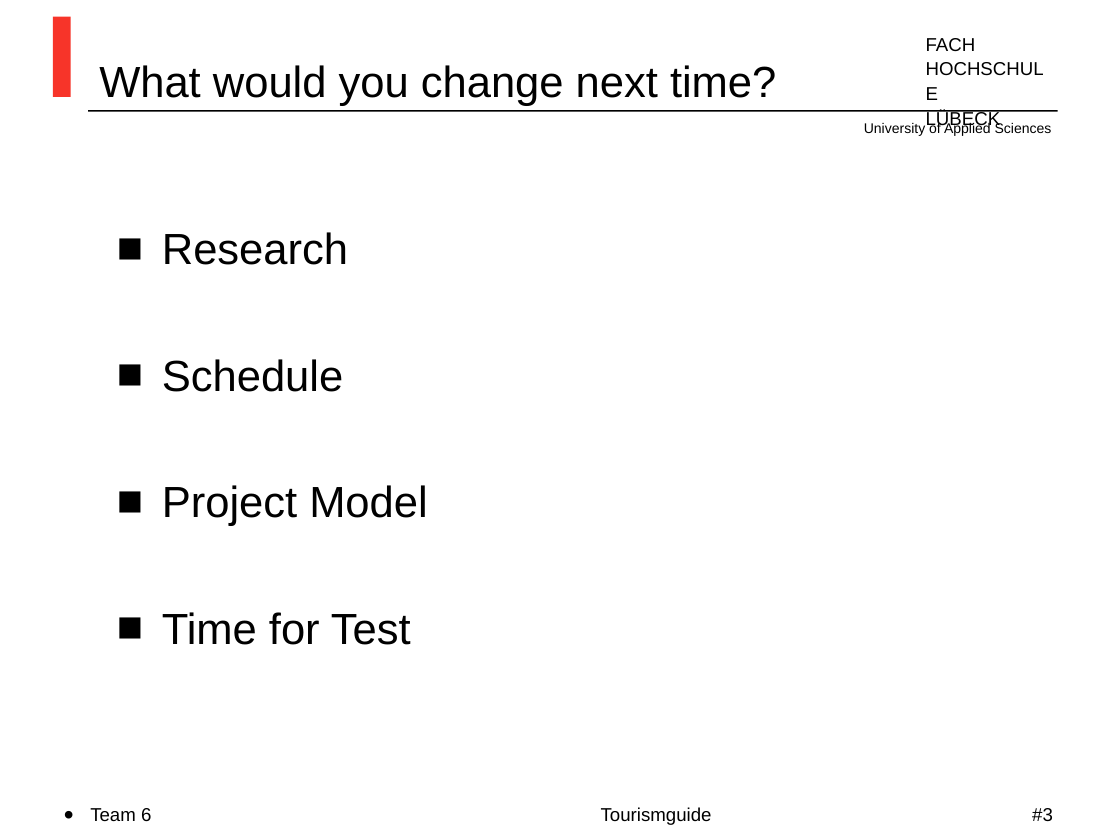
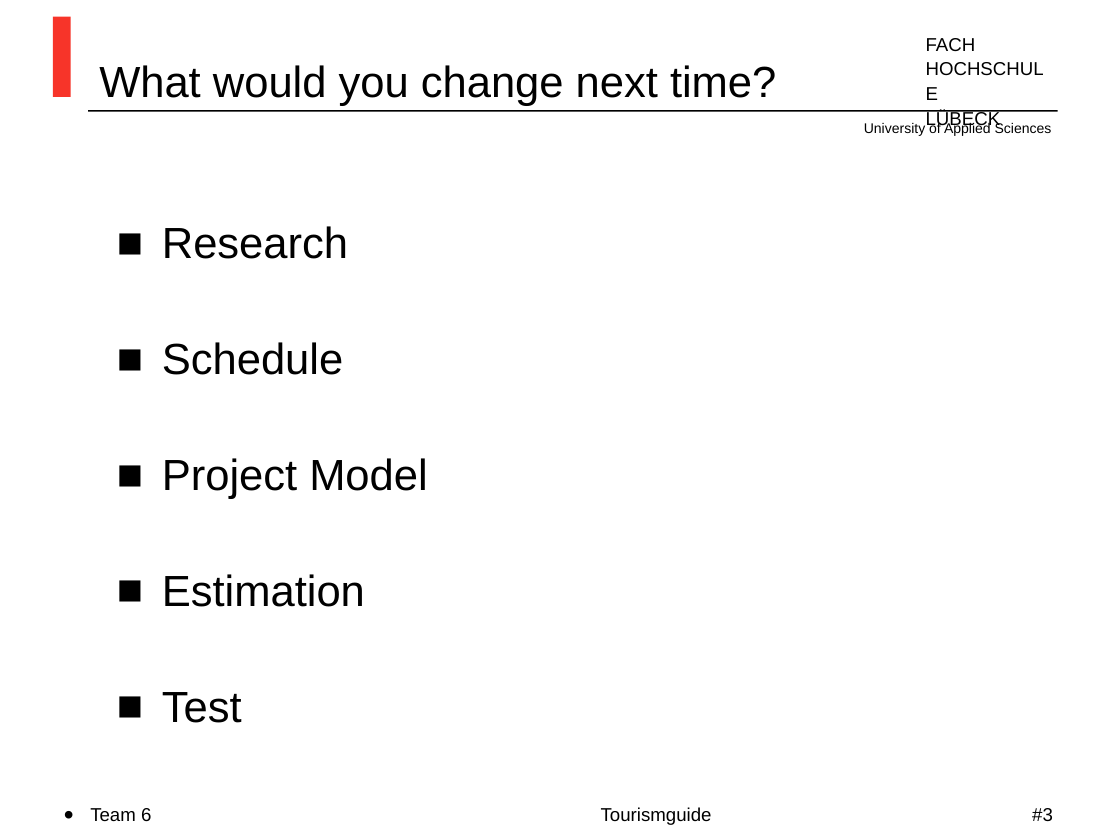
Before and after one commit to li3300046/EG-project, a slide deck: slide 3 of pm.ppt. Drawn at 1120x840 pixels with LibreOffice and Linux fonts; fonts in the diff are those of the drawing; background and template pictures are left out. Boxes give left, top, right and bottom in pixels: in the first picture for what was removed or moved away, otherwise in the second. Text is boxed around its words. In the diff, an @@ line names an element or a change of style, - is before the commit and + after.

```diff
--- a/pm.ppt
+++ b/pm.ppt
@@ text at (x1=162, y1=226, x2=428, y2=499): line spacing 1 to 0.9 @@
@@ text at (x1=162, y1=574, x2=365, y2=723): text changed @@
-■ Time for Test
+■ Estimation
+■ Test
```
Also in this commit, not shown: 1 other slide changed.
